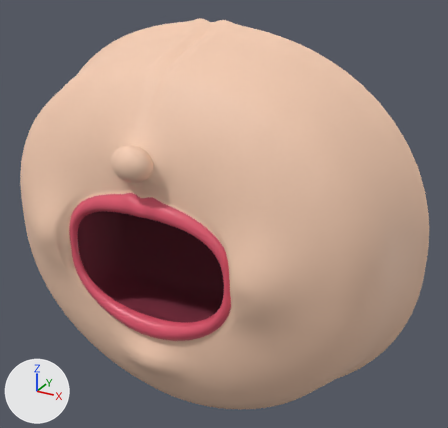
Two versions of the glTF model public/models/mouth_frame.glb, one commit apart.
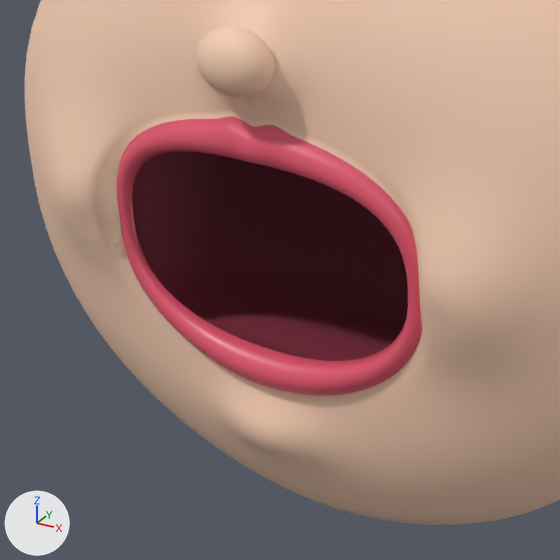
Each version appears first whole from a 50 mm lens placed at (20.4, -30.4, 18.4), pointed at (2.3, 2.4, 2.0), and next in a close-up on the part from 2% to 68% of the width and 31% to 100% of the height. The lights are fixed; the arrows at lower left show +X, +Y and +Z. The older version's two pictures come first. Vertices at exactly the same position are counted once.

The first close-up shows 'mouth_frame'.
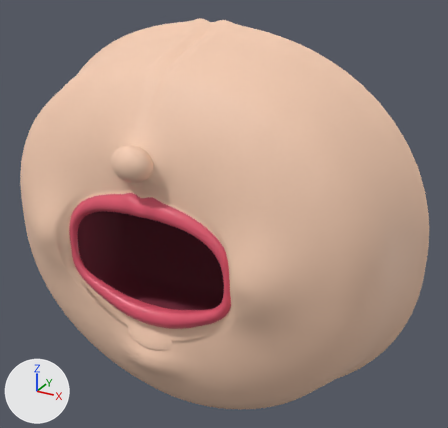
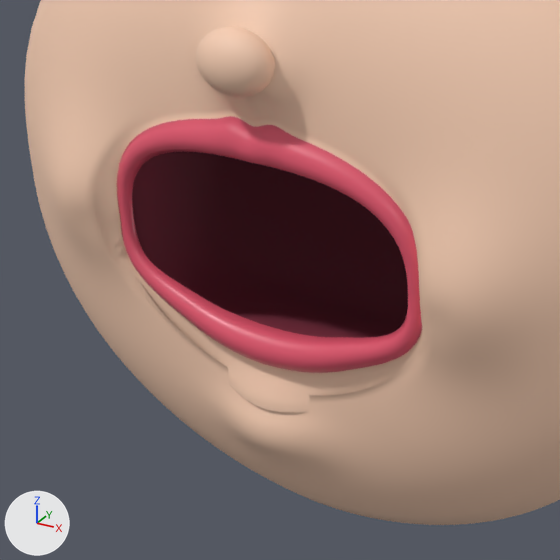
The newer file adds a shape key; the second version is drawn at full value of the shape key 'JawClose' of 'LipLower', and the change is written as the vertex moves it makes.

Changed parts and their boxes (x1, y1, x2, y2) in the close-ups (560 x 560 px):
'LipLower', added
    after: (121, 222, 422, 412)
    faces in mat_lips: (121, 222, 422, 373)
    faces in mat_skin: (125, 254, 422, 412)
part 1 of me_mouth_frame, deleted (red)
    before: (121, 222, 422, 396)

The change, as a list of edits to the scene's bpy script:
```text
Change me_mouth_frame:
    used by ob_mouth_frame; location = (0.0, 0.0, 0.0)
    remove me_mouth_frame.from_pydata(...)  # 4331 vertices, 8528 faces; spans x -15.0..15.0, y -4.8..5.1, z -13.9..13.9
    add me_mouth_frame.from_pydata(...)  # 4079 vertices, 7888 faces; spans x -15.0..15.0, y -4.8..5.1, z -13.9..13.9
    me_mouth_frame part 1: 252 vertices removed from x -5.9..5.9, y -3.8..-3.2, z -4.7..-0.3
Add me_liplower:
    me_liplower.from_pydata(...)  # 715 vertices, 1280 faces; spans x -7.46..7.46, y -8.46..-7.4, z -2.1..3.4
    # faces by material slot: [640, 640]
    me_liplower.materials.append(mat_lips)
    me_liplower.materials.append(mat_skin)
Add ob_liplower:
    ob_liplower = bpy.data.objects.new('LipLower', me_liplower)
    ob_liplower.parent = ob_mouth_frame
    ob_liplower.location = (0.0, 4.6, -3.4)
```
